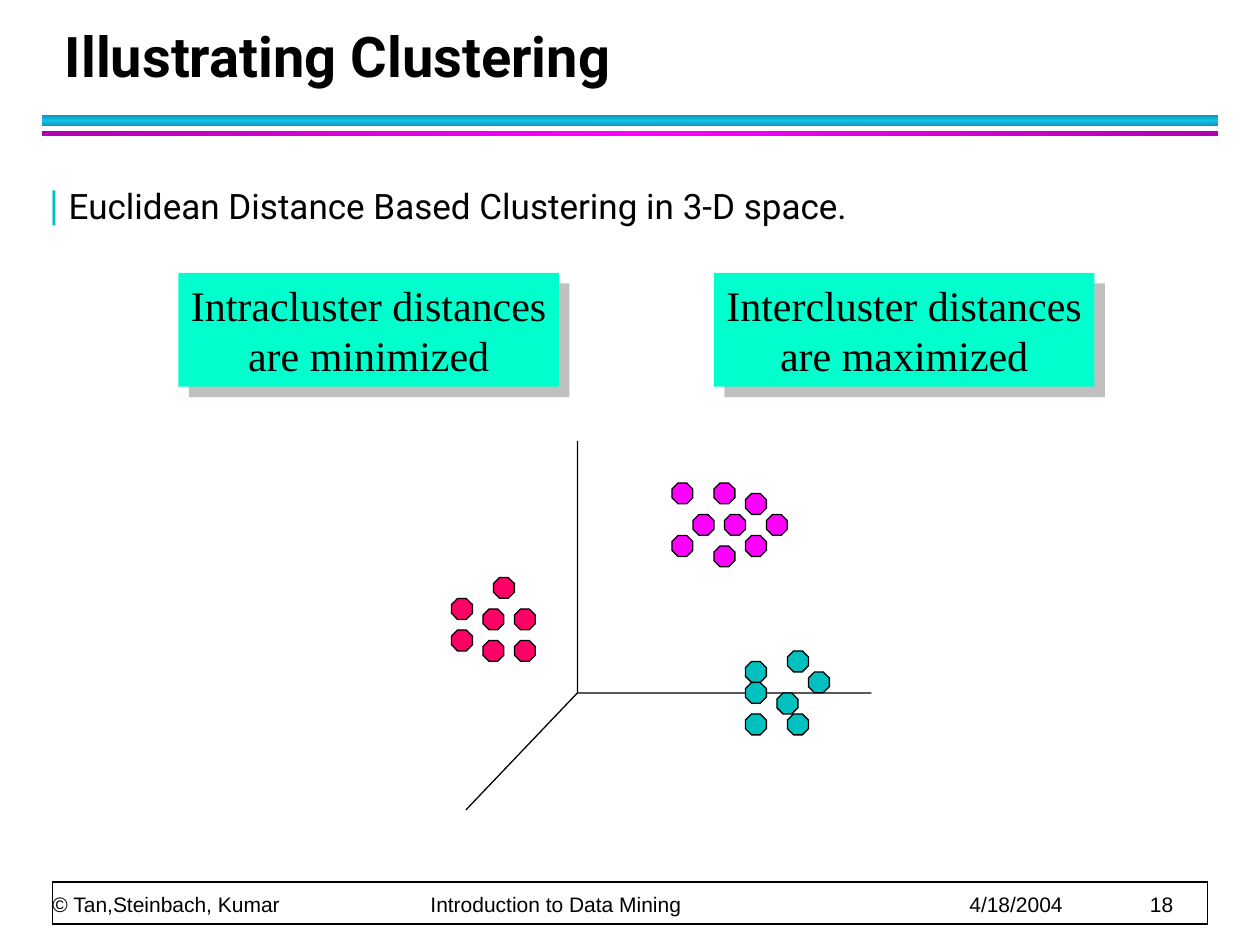
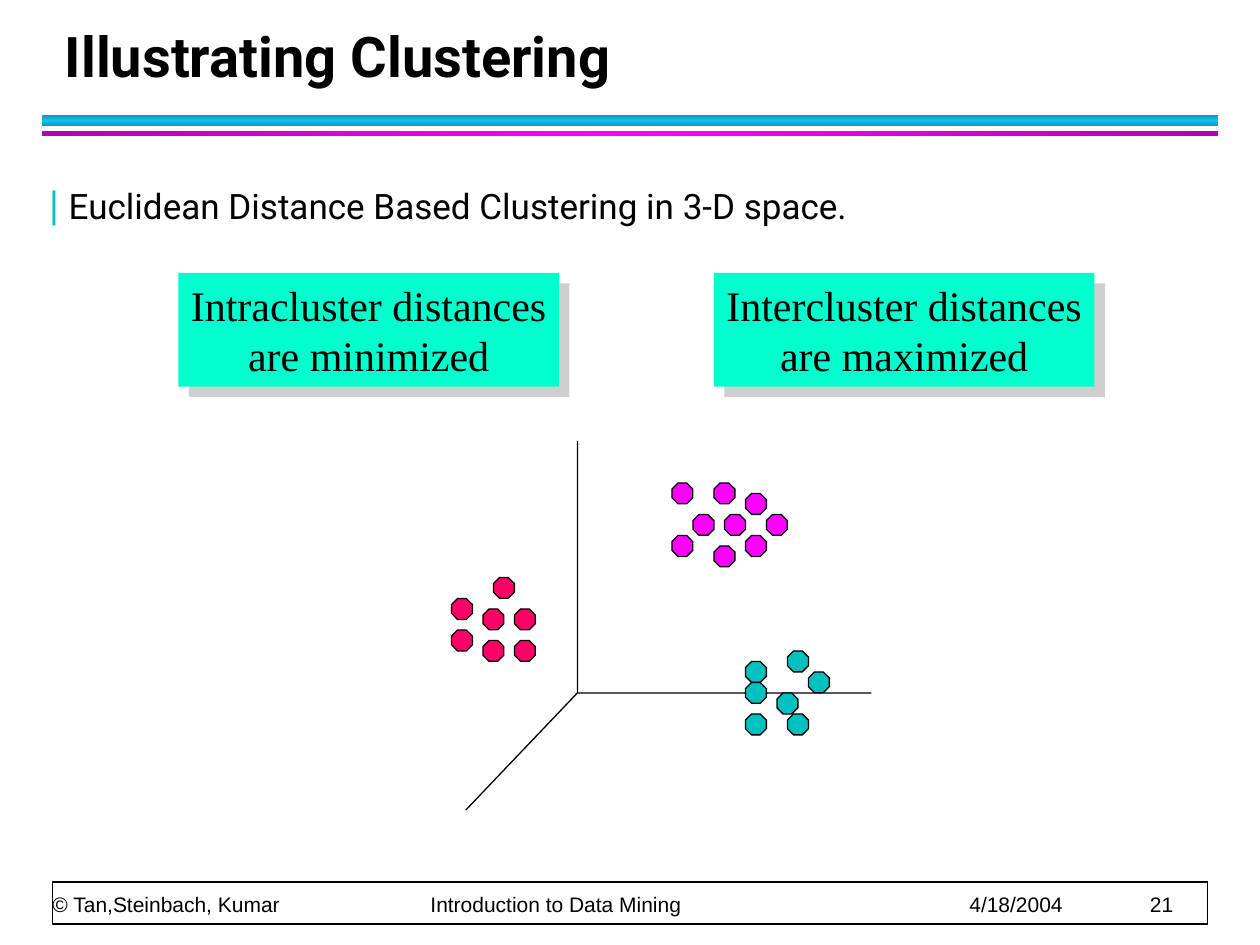
Before and after one commit to CMPT300/CMPT300.github.io, a slide deck: slide 21 of handouts/introduction/chap1_intro.ppt (slide 18 before the commit). Drawn at 1260x945 pixels with LibreOffice and Linux fonts; fonts in the diff are those of the drawing. Boxes give left, top, right and bottom in pixels: in the first picture for what was removed or moved away, otherwise in the second. Text is boxed around its words. In the diff, an @@ line names an element or a change of style, - is before the commit and + after.

```diff
--- a/handouts/introduction/chap1_intro.ppt
+++ b/handouts/introduction/chap1_intro.ppt
@@ rectangle "Intracluster distances" at <box>179,273,559,387</box>: shadow changed @@
@@ rectangle "Intercluster distances" at <box>714,273,1095,387</box>: shadow changed @@
@@ text at <box>73,896,1173,917</box>: text changed @@
-© Tan,Steinbach, Kumar Introduction to Data Mining 4/18/2004 18
+© Tan,Steinbach, Kumar Introduction to Data Mining 4/18/2004 21
```
Also in this commit, not shown: 29 other slides changed, 6 slides added, 1 slide removed.
